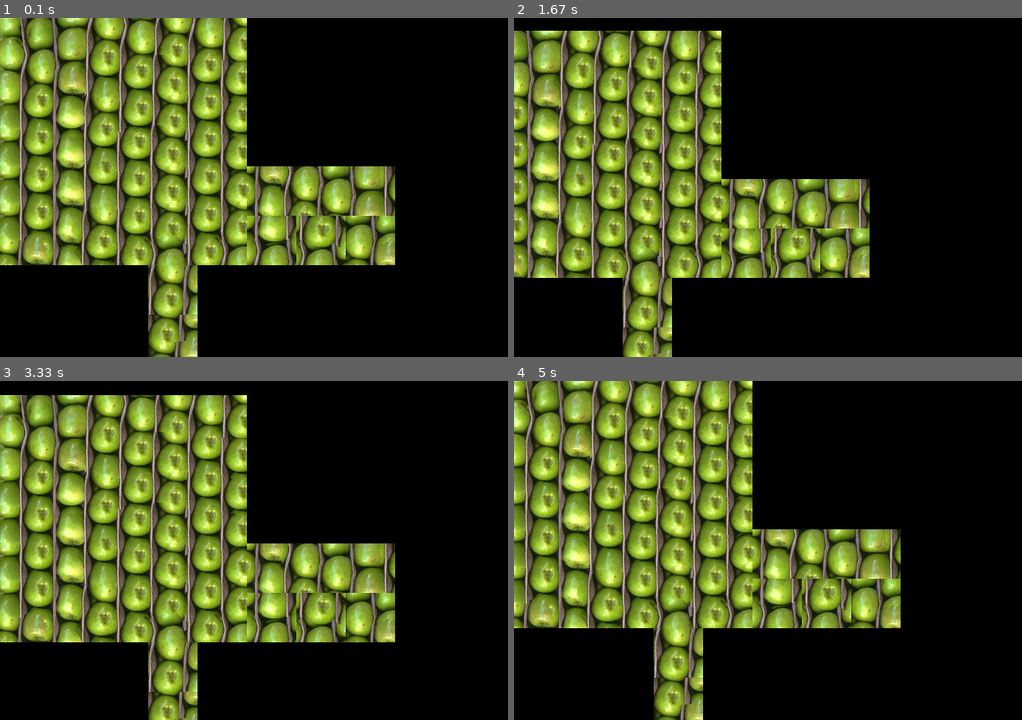
Above: before the commit, frames 1-4 (two rows, left to right).
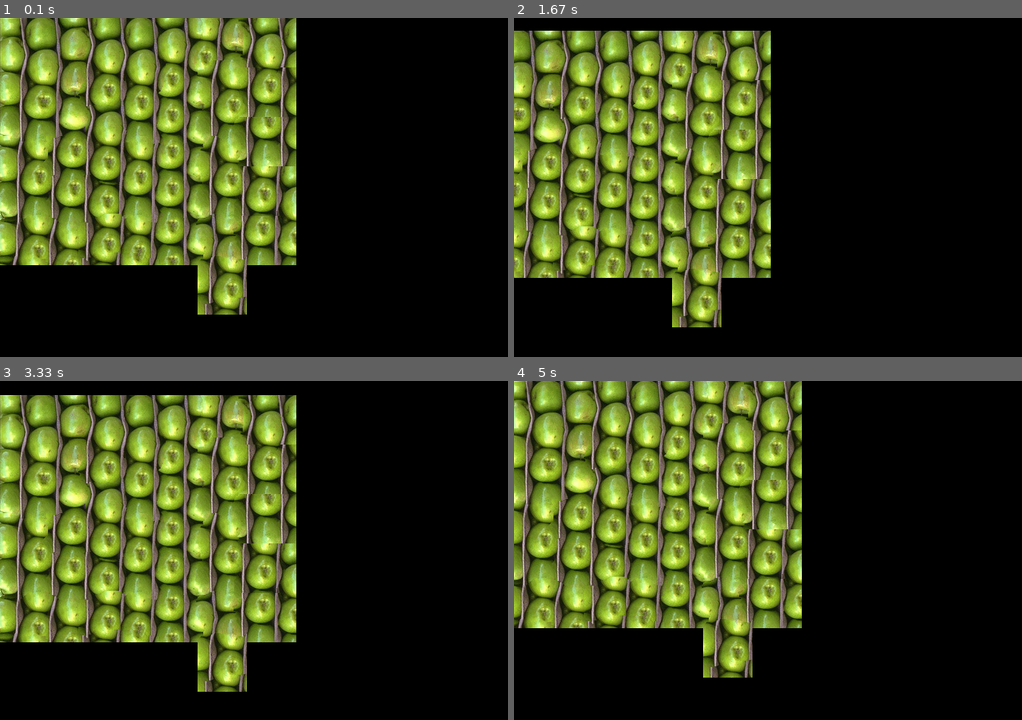
Above: after the commit, the same moments.

Repository: berkeliboz/Image-Quilting-for-Texture-Synthesis-and-Transfer
Game: pygame game, started from pyGameMain.py
Same seed, same stepped clock (60 frames per second), same inputs: the game is played once before the commit and once after it.
Inputs:
- Up to frame 1 (0.1 s): no input
- Up to frame 2 (1.67 s): hold Right 0.33-0.8 s; hold Up 0.83-1.13 s; hold Right 1.17-1.63 s
- Up to frame 3 (3.33 s): hold Left 1.67-2.2 s; hold Down 2.23-2.53 s; hold Left 2.57-2.97 s; hold Up from 3 s (still down)
- Up to frame 4 (5 s): release Up at 3.37 s; hold Right 3.4-4.03 s; hold Down 4.07-4.43 s; hold Left 4.47-4.93 s; hold Right from 4.97 s (still down)

The runs differ from the first frame. In frame 1, 42% of the frame differs, in the area x 0-78%, y 0-100%; in frame 2, 39%; in frame 3, 41%; in frame 4, 41%.

Commit message:
Entity system now allows modification

Diff:
--- a/config.py
+++ b/config.py
@@ -8,4 +8,4 @@
 ### TERRAIN ####
 TERRAIN_SAMPLE_PATCH_SIZE = 70
 TERRAIN_MAX_NUMBER_OF_PATCHES = 100
-TERRAIN_QUILTING_SIZE = 20
+TERRAIN_QUILTING_SIZE = 15
--- a/engine/terrain.py
+++ b/engine/terrain.py
@@ -6,6 +6,7 @@
 from engine.entity import Entity
 from engine.transform import Transform
 from direction import direction
+from engine.entity_manager import EntityManager
 
 class Terrain(Entity):
     def __init__(self, size, world_transform):
@@ -21,14 +22,22 @@
         self.request_terrain()
         img = image_quilting.read_path_2RGB(config.SAMPLE_IMAGE_PATH)
         self.random_patches = image_quilting.generate_path_list(img, 5000, config.TERRAIN_SAMPLE_PATCH_SIZE)
-        self.request_terrain_extention(3, 5)
-        self.request_terrain_extention(3, 6)
+
+        self.request_terrain_extention(5, 4)
+        self.request_terrain_extention(4, 5)
         self.request_terrain_extention(5, 3)
-        self.request_terrain_extention(6, 3)
-        self.request_terrain_extention(7, 3)
-        self.request_terrain_extention(5, 4)
-        self.request_terrain_extention(6, 4)
-        self.request_terrain_extention(7, 4)
+        self.request_terrain_extention(5, 2)
+        self.request_terrain_extention(5, 1)
+        self.request_terrain_extention(5, 0)
+#        self.request_terrain_extention(5, 2)
+#        self.request_terrain_extention(6, 3)
+
+
+        #self.request_terrain_extention(5, 5)
+        #self.request_terrain_extention(5, 7)
+
+        #self.request_terrain_extention(6, 4)
+        #self.request_terrain_extention(7, 4)
 
     def request_terrain(self):
         max_size = config.TERRAIN_MAX_NUMBER_OF_PATCHES
@@ -44,10 +53,10 @@
         for row in range(number_of_vertical_patches - 1):
             for col in range(number_of_horizontal_patches - 1):
                 patch = Terrain_Patch((sample_patch_size,sample_patch_size), Transform((row * sample_patch_size, col * sample_patch_size)),row,col, self)
-                self.terrain_id_map[(row, col)] = texture[
-                          row * sample_patch_size : ((row + 1) * sample_patch_size),
-                          col * sample_patch_size : ((col + 1) * sample_patch_size)]
-                patch.set_texture(self.terrain_id_map[(row, col)])
+                self.terrain_id_map[(row, col)] = patch
+                patch.set_texture(texture[
+                           row * sample_patch_size : ((row + 1) * sample_patch_size),
+                           col * sample_patch_size : ((col + 1) * sample_patch_size)])
 
     def request_terrain_extention(self, row, col):
         quilt_size = config.TERRAIN_QUILTING_SIZE
@@ -61,59 +70,42 @@
 
         if dir.Right:
             # Grab patch on right as sample
-            horizontal_source_patch = self.terrain_id_map[(row,col-1)]
+            horizontal_source_patch = self.terrain_id_map[(row,col-1)].texture
         if dir.Up:
             # Grab patch below as sample
-            vertical_source_patch = self.terrain_id_map[(row - 1,col)]
+            vertical_source_patch = self.terrain_id_map[(row - 1,col)].texture
 
         result_patch = image_quilting.find_ssd(
             horizontal_source_patch,
             vertical_source_patch,
             self.random_patches, dir)
-        #Extend Top
+
+        #Extend Bottom
         if dir.Up:
             sample_dir = direction()
             sample_dir.Up = True
-            bottom_sample = image_quilting.find_ssd(
-                horizontal_source_patch,
-                result_patch,
-                self.random_patches, sample_dir)
-            img = np.concatenate((vertical_source_patch,result_patch, bottom_sample))
-            result = image_quilting.do_vertical_cut_and_stich(img,2, False)
-            # TODO: This doesn't modify the image,
-            # Solution: Delete the entity and recreate it.
-            self.terrain_id_map[(row - 1, col)] = result[0:patch_size,:,:]
-            result_patch = result[patch_size: patch_size + patch_size,:,:]
+            res = image_quilting.stitch_vertical(vertical_source_patch, result_patch, self.random_patches)
 
-        #Extend Left
+            self.terrain_id_map[(row - 1, col)].set_texture(res[0:patch_size,:,:])
+            result_patch = res[patch_size: patch_size + patch_size,:,:]
 
-        # TODO: WIP
-        # Extend Right
+        # Extend Left
         if dir.Right:
-            combined = image_quilting.combine_patch_horizontal(horizontal_source_patch, result_patch)
             sample_dir = direction()
             sample_dir.Right = True
-            right_sample = image_quilting.find_ssd(
-                result_patch,
-                None,
-                self.random_patches, sample_dir)
-            combined_r = image_quilting.combine_patch_horizontal(result_patch, right_sample)
-            last = np.concatenate((horizontal_source_patch[:, 0:patch_size - quilt_size, :],
-                                   combined,
-                                   result_patch[:, quilt_size:patch_size - quilt_size, :],
-                                   combined_r,
-                                   right_sample[:, quilt_size : quilt_size + quilt_size, :]),
-                                  axis=1)
-            self.terrain_id_map[(row,col-1)] = last[:,0: patch_size,:]
-            result_patch = last[:, patch_size : patch_size + patch_size, :]
+            res = image_quilting.stitch_horizontal(horizontal_source_patch, result_patch, self.random_patches)
+            self.terrain_id_map[(row, col - 1)].set_texture(res[:, 0:patch_size, :])
+            result_patch = res[:, patch_size: patch_size + patch_size, :]
 
+        #TODO: Final Transform is wrong, recalculate it
         patch = Terrain_Patch((patch_size, patch_size),Transform((row * patch_size, col * patch_size)), row, col, self)
-        self.terrain_id_map[(row,col)] = result_patch
-        patch.set_texture(self.terrain_id_map[(row,col)])
-
-        #Extend Bottom
+        self.terrain_id_map[(row,col)] = patch
+        patch.set_texture(result_patch)
 
 class Terrain_Patch(Entity):
     def __init__(self, size, world_transform, row,col, attached_terrain : Terrain):
         super().__init__(size, world_transform)
         attached_terrain.terrain_id_map[(row, col)] = self
+
+    # def update_texture(self):
+    #     EntityManager.entity_heap.__getitem__()
--- a/image_quilting.py
+++ b/image_quilting.py
@@ -9,9 +9,9 @@
 number_of_blocks = 8
 block_size = 70
 random_sample_size = 8000
-offset = 20
+offset = 15
 min_error = 0
-stride_size = 3
+stride_size = 2
 
 alpha = 1
 
@@ -32,7 +32,6 @@
     # texture_transfer(img, block_size)
 
     patches = generate_path_list(img, random_sample_size, block_size)
-    sample_test(75, patches)
     size = number_of_blocks * block_size
     final_image = np.zeros((size, size, 3), dtype='uint8')
 
@@ -55,26 +54,6 @@
 
     texture = do_vertical_cut_and_stich(final_image, number_of_blocks - 1)
     return cv.cvtColor(texture, cv.COLOR_BGR2RGB)
-
-
-def sample_test(num, patches: list):
-    first_patch = patches[num]
-    dir = direction()
-    dir.Up = True
-    patch = find_ssd(first_patch, first_patch, patches, dir, None)
-    fst = stitch_vertical(first_patch, patch, patches)
-    cv.imshow("fst", fst)
-    cv.waitKey(0)
-
-    dir_right = direction()
-    dir.right = True
-    patch_new = find_ssd(fst[0:fst.shape[1],:], None, patches, dir_right, None)
-    cv.imshow("patch_new", fst[0:fst.shape[1],:])
-    cv.waitKey(0)
-    glst = stitch_horizontal(fst[0:fst.shape[1],:], patch_new, patches)
-    cv.imshow("glst", glst)
-    cv.imshow("patch_new", patch_new)
-    cv.waitKey(0)
 
 def stitch_vertical(patch_up: np.ndarray, patch_down: np.ndarray, patches):
     combined = combine_patch_vertical(patch_up, patch_down)
